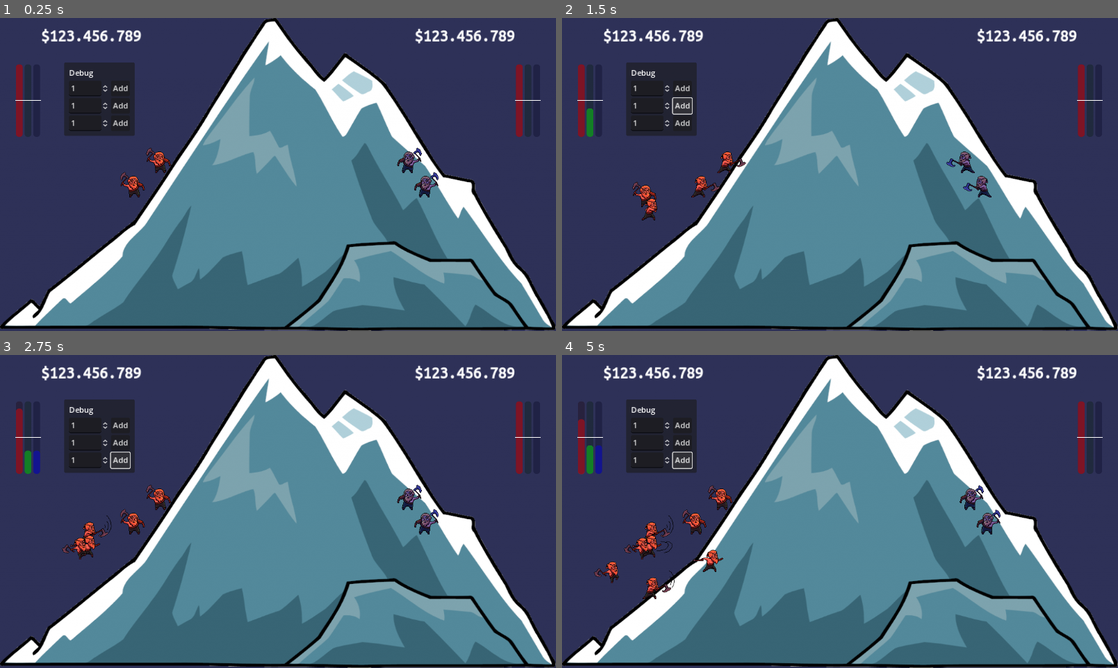
Above: before the commit, frames 1-4 (two rows, left to right).
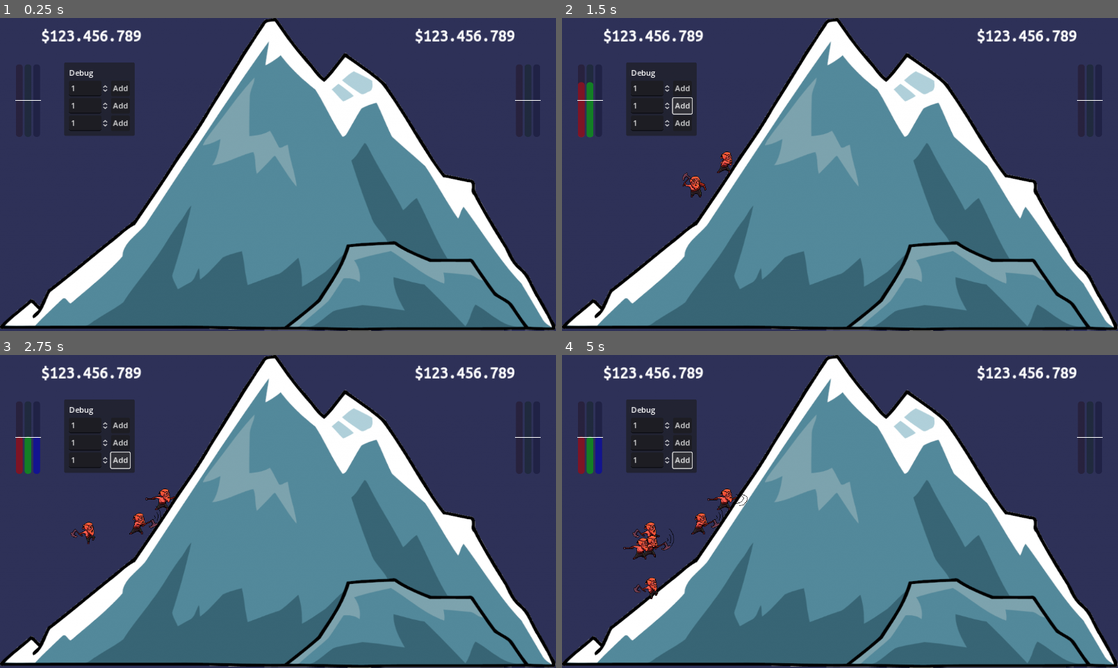
Above: after the commit, the same moments.

Repository: kwint/nfc-card-game
Game: Godot game, scene res://Scenes/Dashboard.tscn
Same seed, same stepped clock (60 frames per second), same inputs: the game is played once before the commit and once after it.
Inputs:
- Up to frame 1 (0.25 s): no input
- Up to frame 2 (1.5 s): click "Add" at 0.5 s; click "Add" at 1.25 s
- Up to frame 3 (2.75 s): click "Add" at 2 s
- Up to frame 4 (5 s): click "Add" at 2.75 s; click "Add" at 3.5 s; click "Add" at 4.25 s

The runs differ from the first frame. In frame 1, 1.3% of the frame differs, in the area x 2-94%, y 14-58%; in frame 2, 1.4%; in frame 3, 1.7%; in frame 4, 2.1%, in the area x 2-94%, y 14-78%.
Error after the commit: Invalid access to property or key 'mines' on a base object of type 'Nil'. (res://Scripts/GameController.gd:53)

Commit message:
Use fetched mine amounts in dashboard

Diff:
--- a/dashboard/Scripts/GameController.gd
+++ b/dashboard/Scripts/GameController.gd
@@ -21,12 +21,12 @@
 	stats_http_client.request_completed.connect(_on_stats_fetched)
 	self.fetch_stats.call_deferred();
 
-	# Spawn random set of miners on start in debug builds
-	if OS.has_feature("debug"):
-		for i in range(1 + randi() % 4):
-			self.add_miner.call_deferred(true, Global.MinerType.MINER1);
-		for i in range(1 + randi() % 4):
-			self.add_miner.call_deferred(false, Global.MinerType.MINER1);
+	# # Spawn random set of miners on start in debug builds
+	# if OS.has_feature("debug"):
+	# 	for i in range(1 + randi() % 4):
+	# 		self.add_miner.call_deferred(true, Global.MinerType.MINER1);
+	# 	for i in range(1 + randi() % 4):
+	# 		self.add_miner.call_deferred(false, Global.MinerType.MINER1);
 
 
 func _process(_delta):
@@ -48,4 +48,26 @@
 
 func _on_stats_fetched(result, response_code, headers, body):
 	var json = JSON.parse_string(body.get_string_from_utf8())
-	print(json)
+
+	# TODO: set data for both teams
+	var team_data = json["mines"][Global.MINE_ID]["teams"]["1"];
+
+	# TODO: set money!
+	var money = team_data["money"];
+
+	# TODO: add existing miners in a more efficient way
+	var i = 0;
+	for item_stats in team_data["items"]:
+		var effective = item_stats["effective"];
+		for j in range(effective):
+			add_miner(true, i);
+		i += 1;
+
+	# TODO: do the same for the other team?
+	team_data = json["mines"][Global.MINE_ID]["teams"]["2"];
+	i = 0;
+	for item_stats in team_data["items"]:
+		var effective = item_stats["effective"];
+		for j in range(effective):
+			add_miner(false, i);
+		i += 1;
--- a/dashboard/Scripts/Global.gd
+++ b/dashboard/Scripts/Global.gd
@@ -1,4 +1,6 @@
 class_name Global
+
+const MINE_ID: String = "1";
 
 const API_URL: String = "http://localhost:8000/api";
 const API_PATH_DASHBOARD: String = "/dashboard";
Not shown, changed: nfc_card_game/main/api.py
